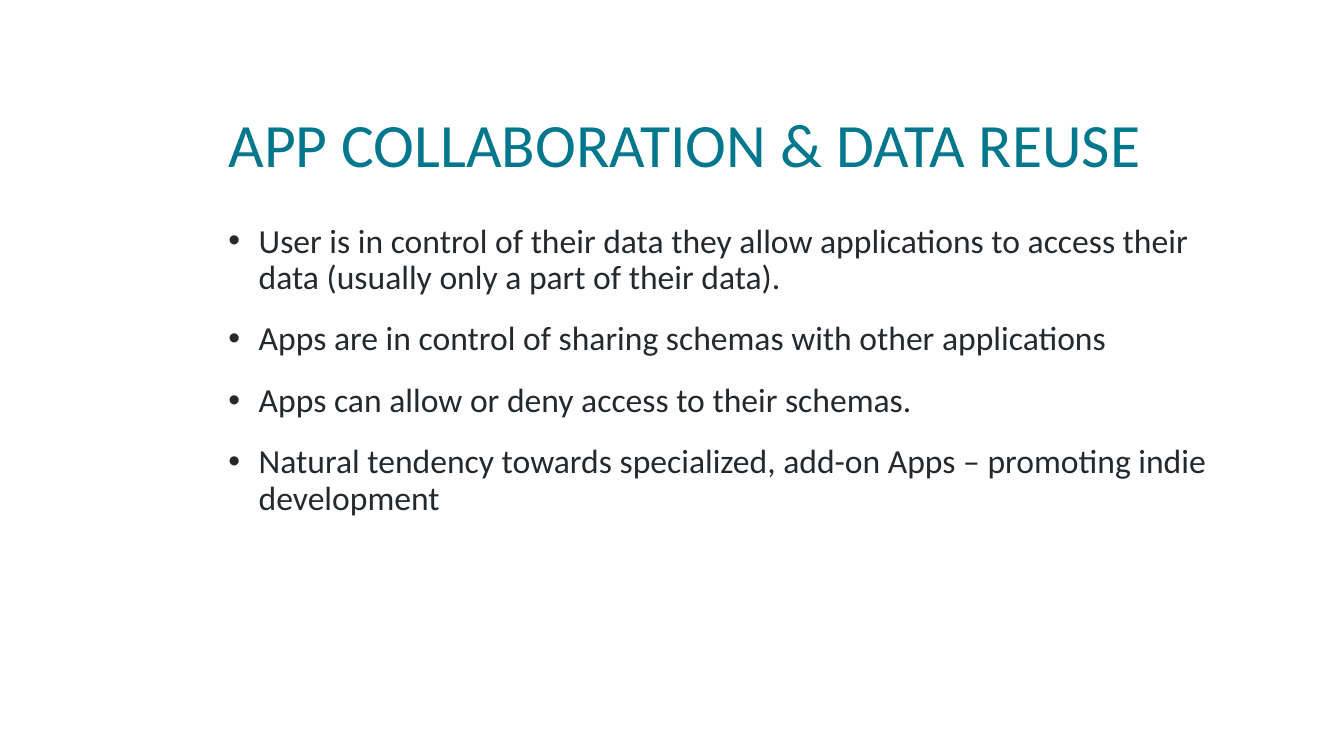
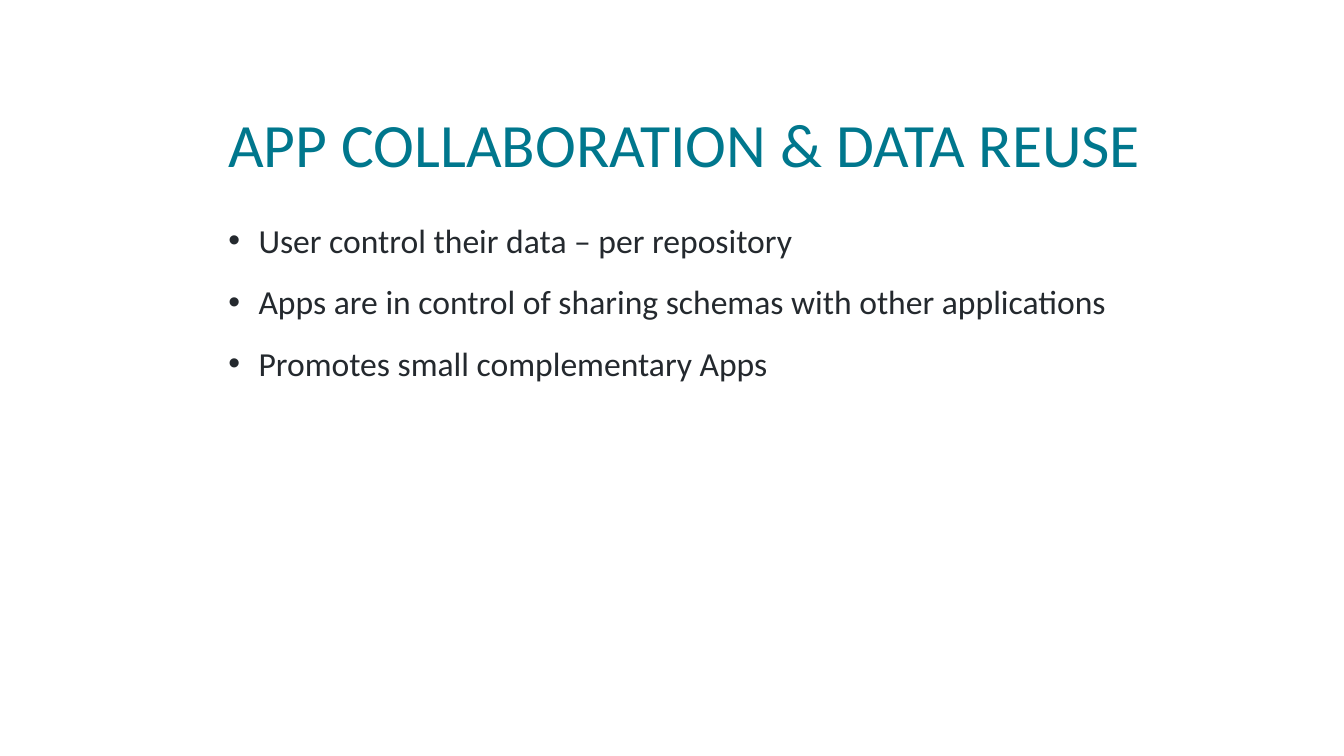
Before and after one commit to beyond-decentralized/AIRport, a slide deck: slide 5 of presentations/Open Web Foundry - Community Spotlight.pptx. Drawn at 1344x756 pixels with LibreOffice and Linux fonts; fonts in the diff are those of the drawing; background and template pictures are left out. Boxes give left, top, right and bottom in pixels: in the first picture for what was removed or moved away, otherwise in the second. Text is boxed around its words. In the diff, an @@ line names an element or a change of style, - is before the commit and + after.

```diff
--- a/presentations/Open Web Foundry - Community Spotlight.pptx
+++ b/presentations/Open Web Foundry - Community Spotlight.pptx
@@ text at box(259, 229, 792, 259): text changed @@
-• User is in control of their data they allow applications to access their data (usually only a part of their data).
+• User control their data – per repository
@@ text at box(259, 352, 768, 382): text changed @@
-• Apps can allow or deny access to their schemas.
-• Natural tendency towards specialized, add-on Apps – promoting indie development
+• Promotes small complementary Apps
```
Also in this commit, not shown: 5 other slides changed, 1 slide added, 2 slides removed.
